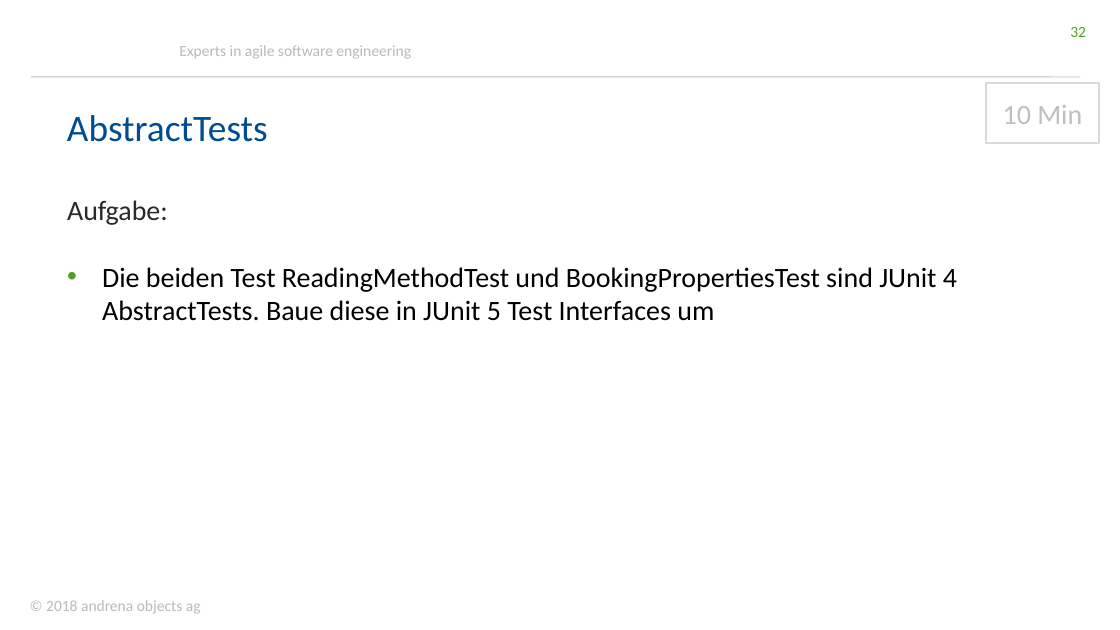
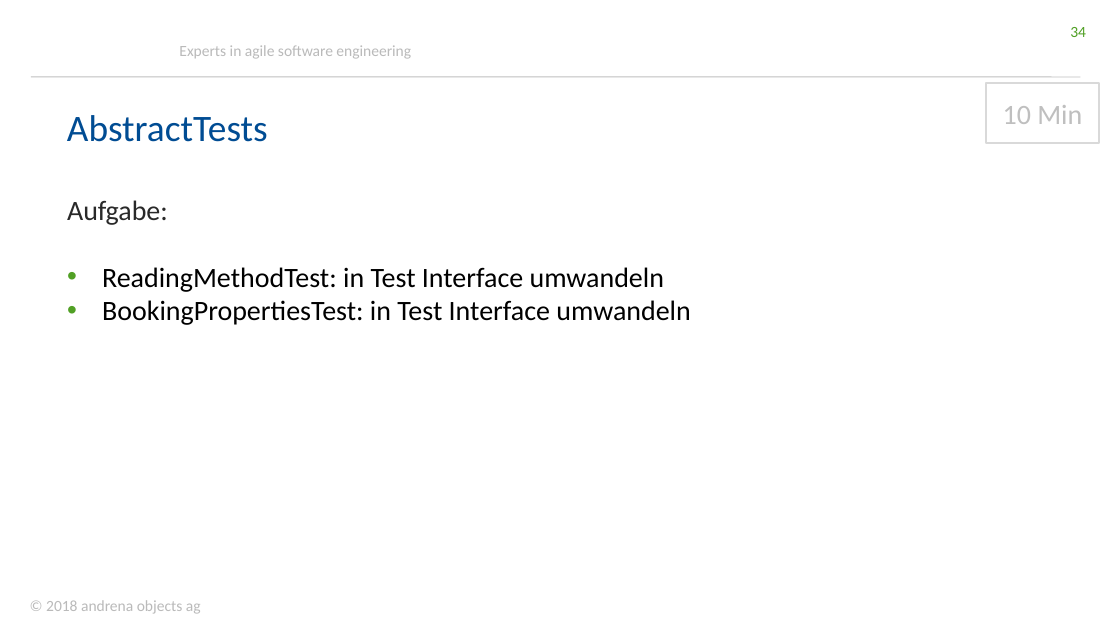
Before and after one commit to andrena/junit5-workshop-et-ka-2018, a slide deck: slide 34 of files/Folien.pptx (slide 32 before the commit). Drawn at 1120x630 pixels with LibreOffice and Linux fonts; fonts in the diff are those of the drawing; background and template pictures are left out. Boxes give left, top, right and bottom in pixels: in the first picture for what was removed or moved away, otherwise in the second. Text is boxed around its words. In the diff, an @@ line names an element or a change of style, - is before the commit and + after.

Commit message:
Abstract Tests und TestSuites überarbeitet

```diff
--- a/files/Folien.pptx
+++ b/files/Folien.pptx
@@ page number at [1070,27,1086,37]: text changed @@
-32
+34
@@ text at [102,267,690,325]: text changed @@
-• Die beiden Test ReadingMethodTest und BookingPropertiesTest sind JUnit 4 AbstractTests. Baue diese in JUnit 5 Test Interfaces um
+• ReadingMethodTest: in Test Interface umwandeln
+• BookingPropertiesTest: in Test Interface umwandeln
```
Also in this commit, not shown: 3 other slides changed, 2 slides added.
